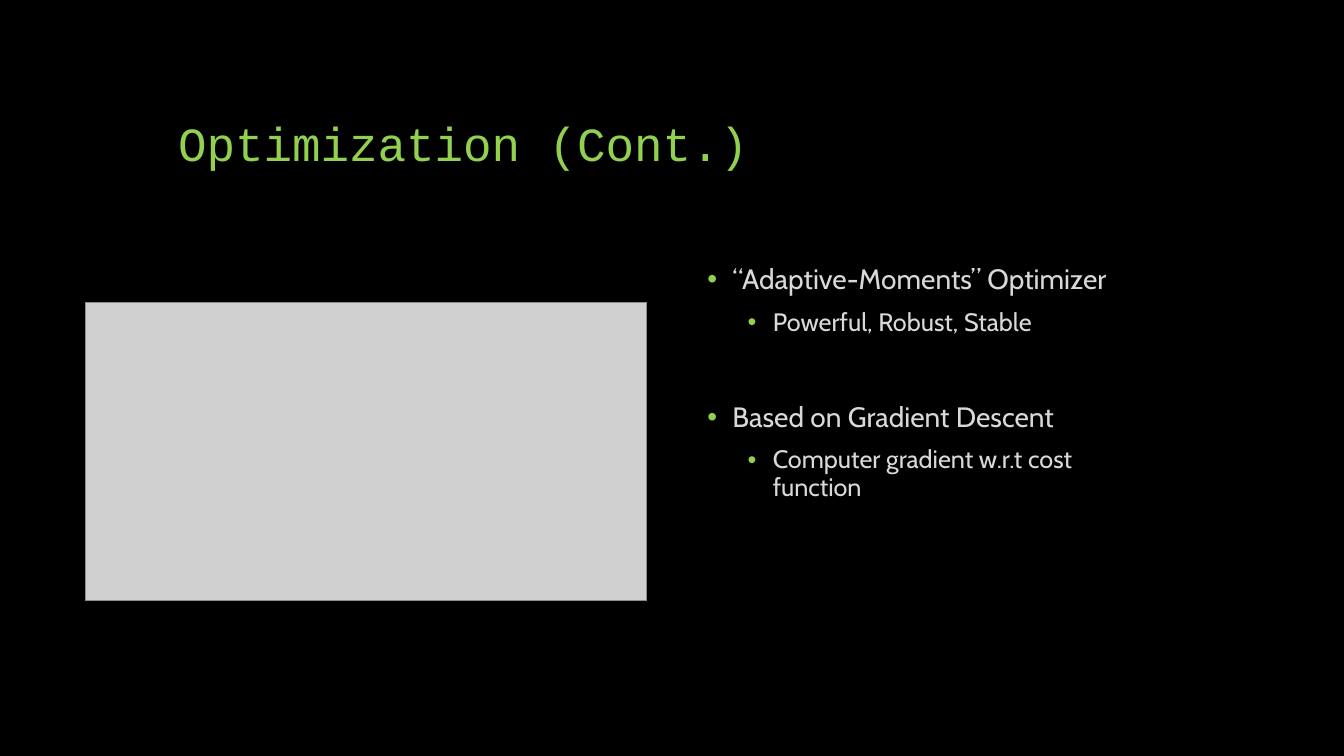
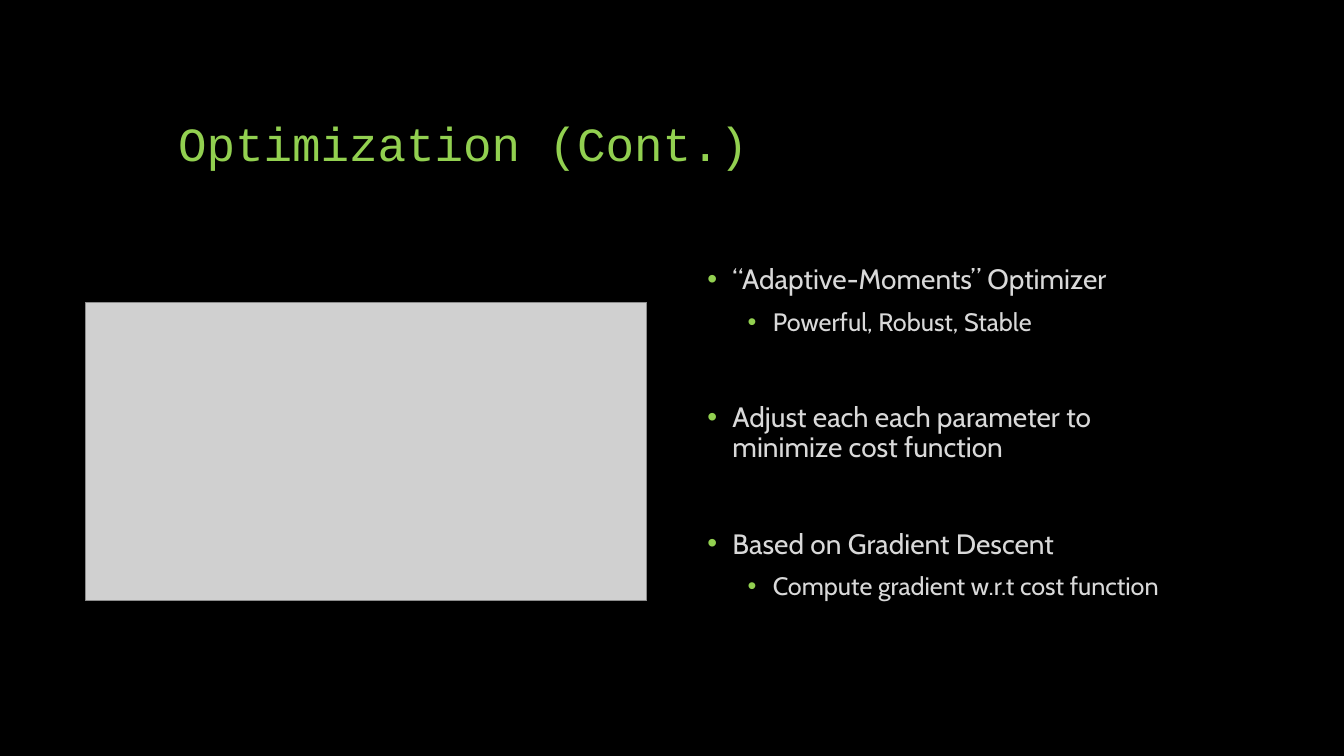
Before and after one commit to landonbuell/Buell-Senior-Thesis, a slide deck: slide 10 of Thesis/CapstonePresentaion/Classifying Chaotic Synthesizers with a Multimodal Neural Network.pptx. Drawn at 1344x756 pixels with LibreOffice and Linux fonts; fonts in the diff are those of the drawing; grey boxes stand for pictures. Boxes give left, top, right and bottom in pixels: in the first picture for what was removed or moved away, otherwise in the second. Text is boxed around its words. In the diff, an @@ line names an element or a change of style, - is before the commit and + after.

```diff
--- a/Thesis/CapstonePresentaion/Classifying Chaotic Synthesizers with a Multimodal Neural Network.pptx
+++ b/Thesis/CapstonePresentaion/Classifying Chaotic Synthesizers with a Multimodal Neural Network.pptx
@@ text at (x1=732, y1=406, x2=1091, y2=458): paragraph added @@
+• Adjust each each parameter to minimize cost function
@@ text at (x1=773, y1=576, x2=1159, y2=602): text changed @@
-  • Computer gradient w.r.t cost function
+  • Compute gradient w.r.t cost function
```
Also in this commit, not shown: 3 other slides changed, 4 slides added, 2 other files.
